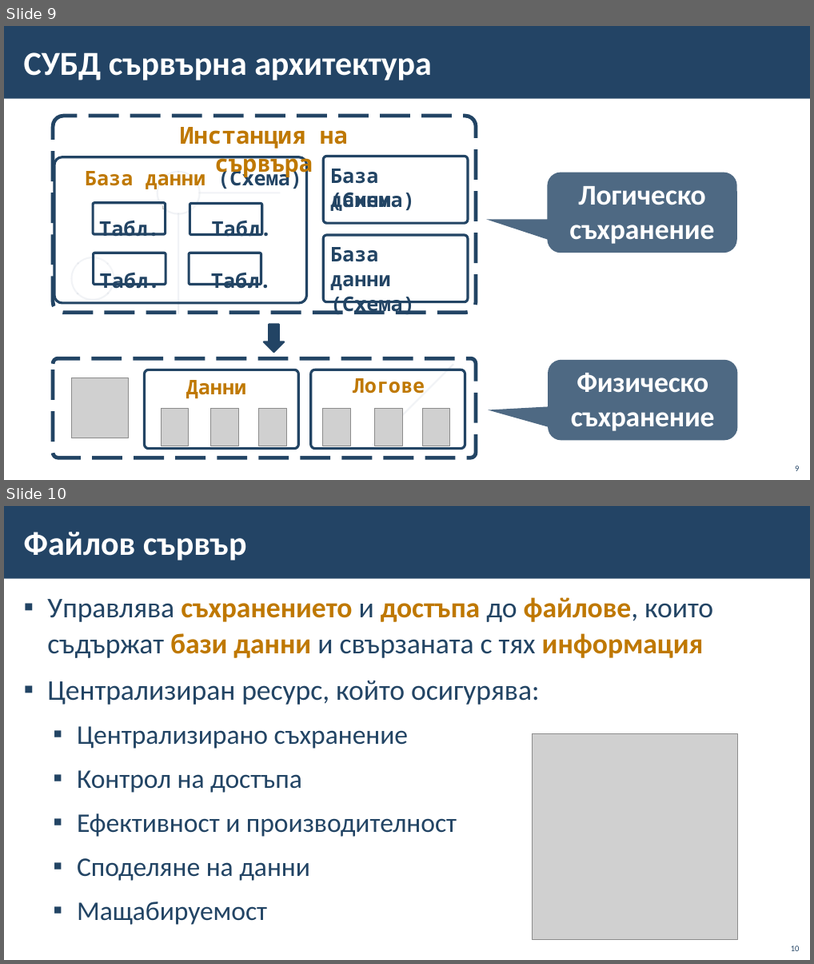
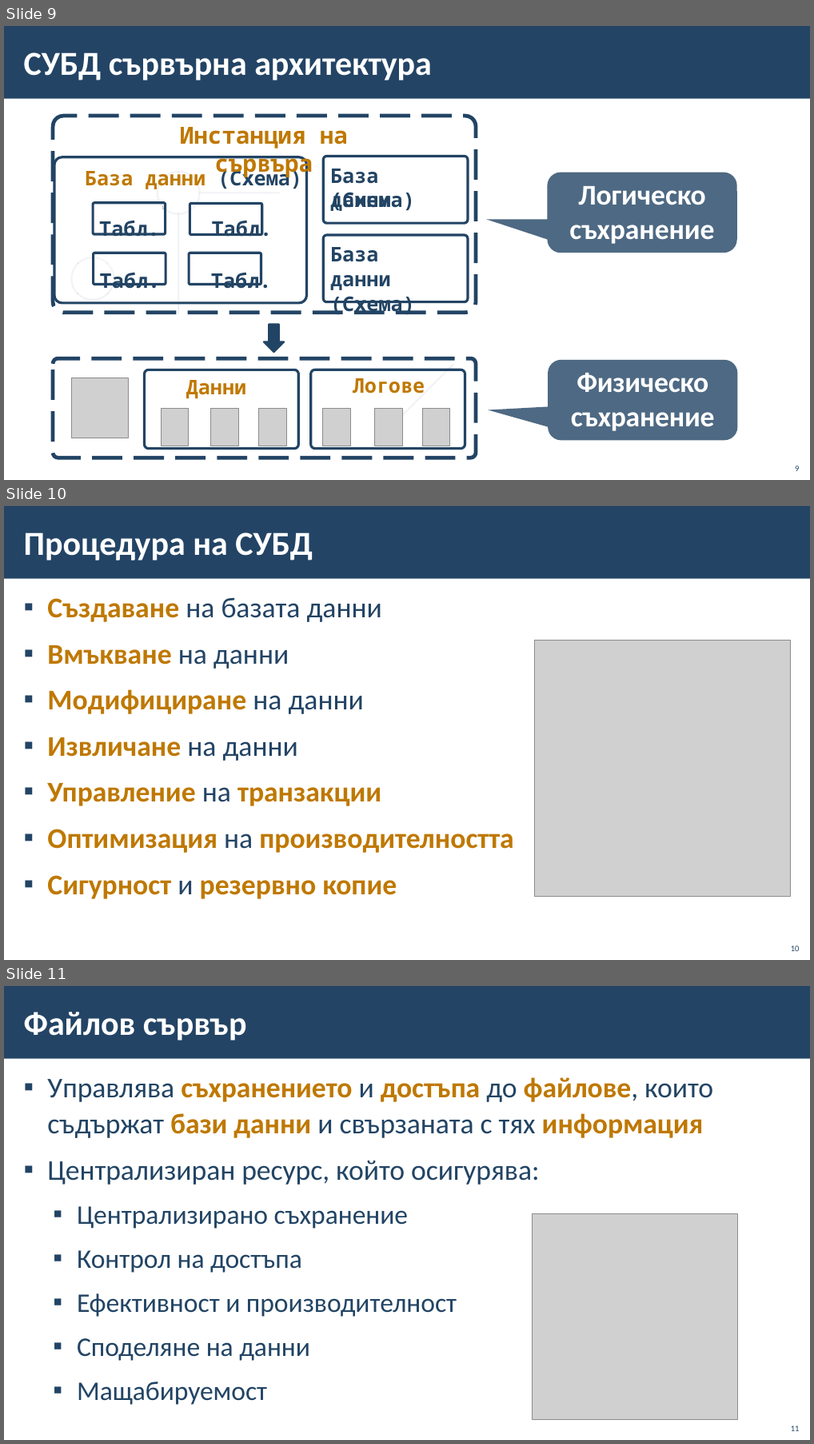
Before and after one commit to BG-IT-Edu/School-Programming, a slide deck: Courses/Software-Sciences/Module-3-Databases-New/02-DBMS/02-DBMS.pptx. Shown one above the other, each under a label of ours: slides 9 and 10 before the commit, slides 9, 10 and 11 after it. The pictures are 814x964 and 814x1444 pixels, drawn with LibreOffice and Linux fonts; fonts in the diff are those of the drawing; grey boxes stand for pictures; background and template pictures are left out. Boxes give left, top, right and bottom in pixels: in the first picture for what was removed or moved away, otherwise in the second. Text is boxed around its words. In the diff, an @@ line names an element or a change of style, - is before the commit and + after.

```diff
--- a/Courses/Software-Sciences/Module-3-Databases-New/02-DBMS/02-DBMS.pptx
+++ b/Courses/Software-Sciences/Module-3-Databases-New/02-DBMS/02-DBMS.pptx
@@ slide 10 added at (4, 506, 810, 960), background #FFFFFF; not listed: 1 template element that a slide beside it also shows @@
@@ title added at (24, 532, 313, 560), 40 pt, text #FFFFFF, bold @@
+Процедура на СУБД
@@ text added at (47, 597, 514, 899), 34 pt, text #BF7800, bold @@
+▪ Създаване на базата данни
+▪ Вмъкване на данни
+▪ Модифициране на данни
+▪ Извличане на данни
+▪ Управление на транзакции
+▪ Оптимизация на производителността
+▪ Сигурност и резервно копие
@@ picture added at (535, 640, 791, 896) @@
@@ page number added at (791, 945, 800, 951), 10 pt, text #234465 @@
+10
@@ what was slide 10 is now slide 11 @@
@@ page number at (791, 1425, 800, 1431): text changed @@
-10
+11
```
Also in this commit, not shown: 2 slides changed, 4 other slides added.
